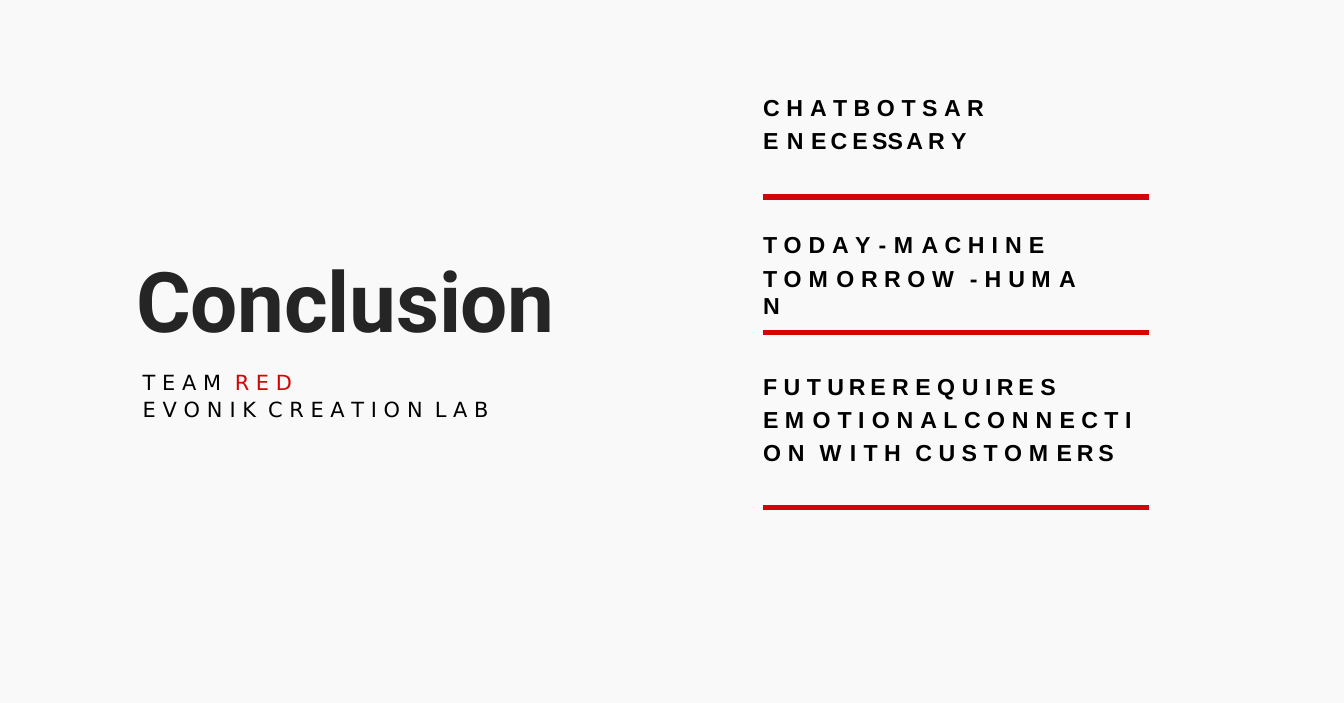
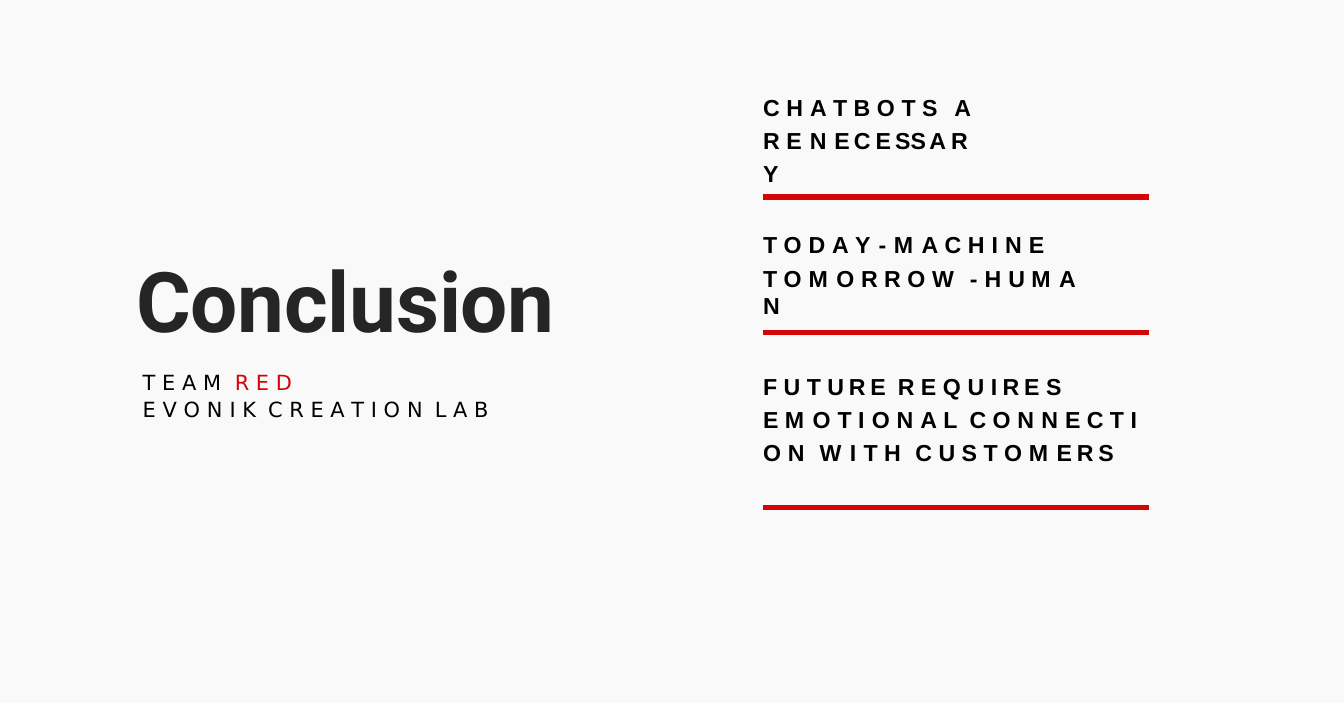
Before and after one commit to ved2pac/ved2pac.github.io, a slide deck: slide 15 of evonik.pptx. Drawn at 1344x703 pixels with LibreOffice and Linux fonts; fonts in the diff are those of the drawing. Boxes give left, top, right and bottom in pixels: in the first picture for what was removed or moved away, otherwise in the second. Text is boxed around its words. In the diff, an @@ line names an element or a change of style, - is before the commit and + after.

```diff
--- a/evonik.pptx
+++ b/evonik.pptx
@@ title "C H A T B ..." rewrapped from [763, 100, 984, 150] to [763, 100, 971, 150] @@
@@ text "F U T U R ..." rewrapped from [763, 379, 1131, 462] to [763, 379, 1137, 462] @@
```
Also in this commit, not shown: 6 other slides changed.
